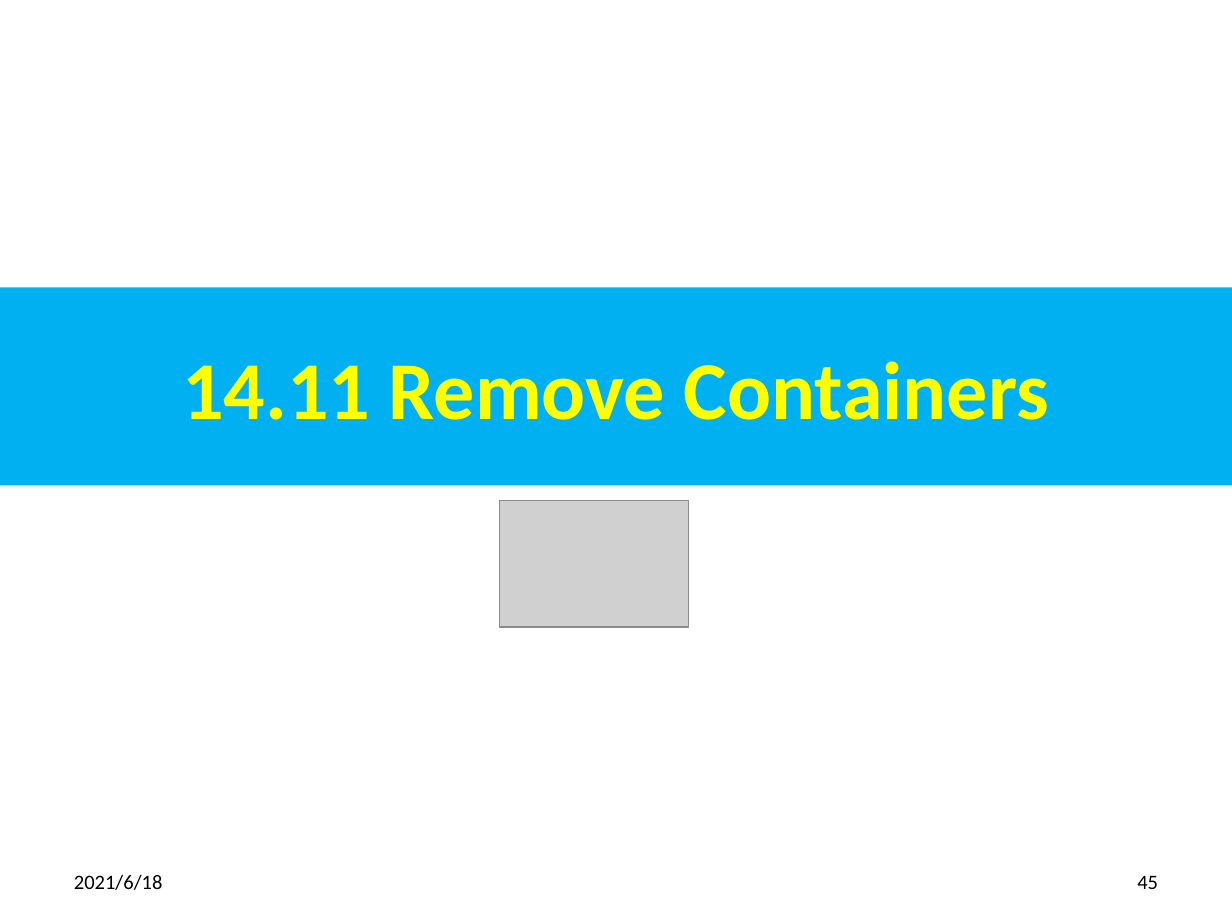
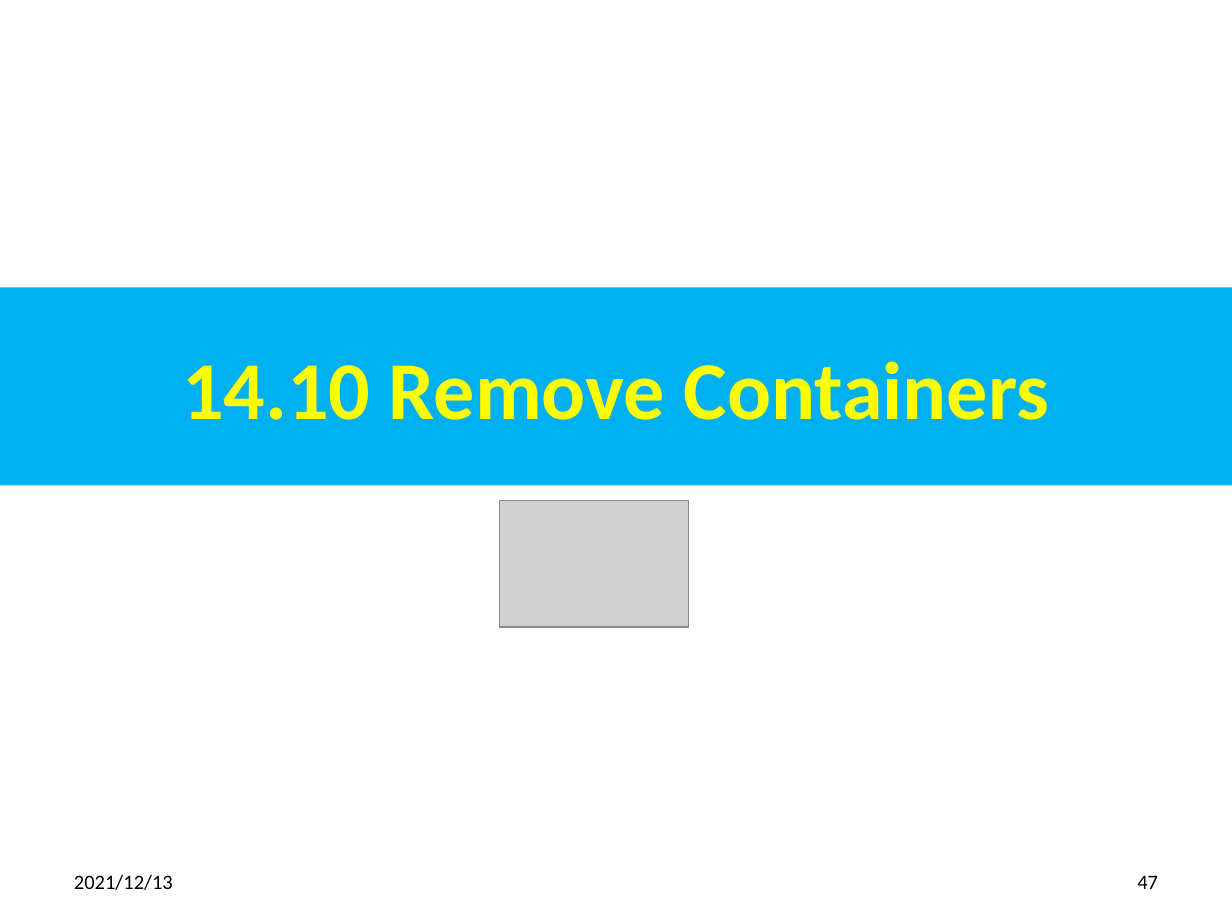
Before and after one commit to peterhchen/800-Docker, a slide deck: slide 47 of 14_DockerVolume.pptx (slide 45 before the commit). Drawn at 1232x924 pixels with LibreOffice and Linux fonts; fonts in the diff are those of the drawing; grey boxes stand for pictures. Boxes give left, top, right and bottom in pixels: in the first picture for what was removed or moved away, otherwise in the second. Text is boxed around its words. In the diff, an @@ line names an element or a change of style, - is before the commit and + after.

```diff
--- a/14_DockerVolume.pptx
+++ b/14_DockerVolume.pptx
@@ title at [182,361,1049,420]: text changed @@
-14.11 Remove Containers
+14.10 Remove Containers
@@ text at [74,874,173,890]: text changed @@
-2021/6/18
+2021/12/13
@@ page number at [1137,875,1158,889]: text changed @@
-45
+47
```
Also in this commit, not shown: 47 other slides changed, 3 slides added, 1 slide removed, 2 other files.
